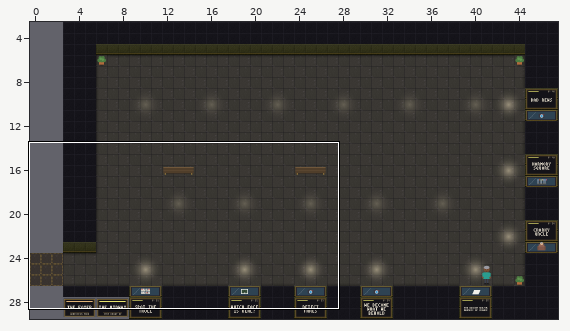
Tiled map (JSON) -- maps/midway.tmj. Above, an overview of the earlier version with the close-up marked.
Close-up. Earlier state:
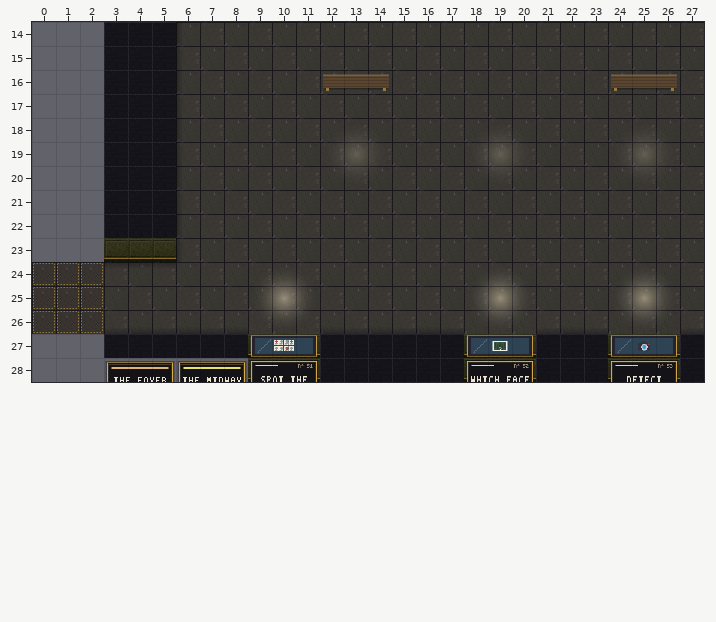
Cells are 32x32 px. Shown: x 0..27, y 14..28. The commit also changed other parts of the map, which this record leaves out.
After:
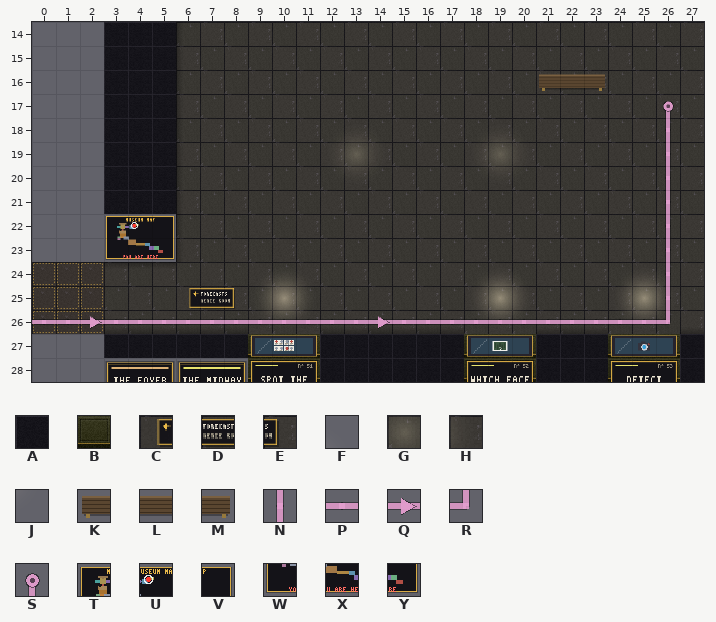
Key: from "Chunk 1": A 5, B 6, C 14, D 15, E 16, F 19, G 21, H 22, J 25, K 110, L 111, M 112; from "Chunk 2": N 117, P 118, Q 119, R 120, S 121, T 122, U 123, V 124, W 125, X 126, Y 127.
_ is an empty cell, . an unchanged one.
Tiles of an added or newly shown layer are drawn over the layers below it.
See-through tiles are keyed as they look on the map.
What changed:
--- layer "decor"
@@ x 25..26 @@
-18 .F
-19 GH
-20 .J
+18 ._
+19 __
+20 ._
--- layer "wayfinding" (added)
@@ x 0..26 @@
-17 .........................._
-18 .........................._
-19 .........................._
-20 .........................._
-21 .........................._
-22 .........................._
-23 .........................._
-24 .........................._
-25 .........................._
-26 ___________________________
+17 ..........................S
+18 ..........................N
+19 ..........................N
+20 ..........................N
+21 ..........................N
+22 ..........................N
+23 ..........................N
+24 ..........................N
+25 ..........................N
+26 PPQPPPPPPPPPPPQPPPPPPPPPPPR
--- layer "signage" (added)
@@ x 6..8 @@
-25 ___
+25 CDE
--- layer "props"
@@ x 12..26 @@
-16 KLM......___KLM
+16 ___......KLM___
--- layer "walls"
@@ x 3..5 @@
-22 AAA
-23 BBB
+22 TUV
+23 WXY
Boxes around the changes in both close-ups, in picture pixels (x1, y1, x2, y2):
changed: (32, 74, 677, 329)
